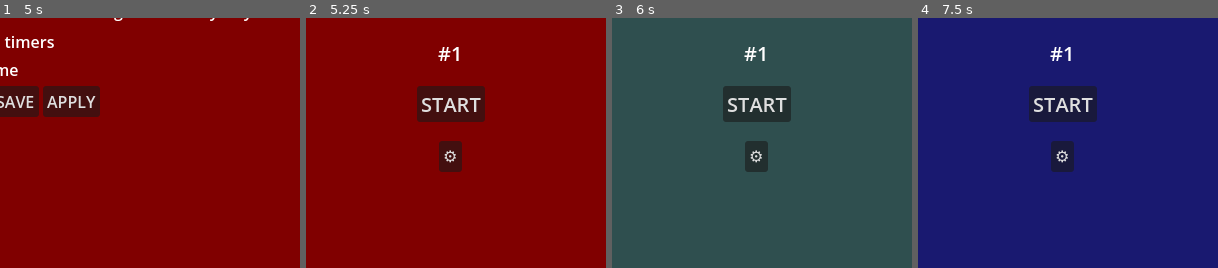
Above: before the commit, frames 1-4 (left to right).
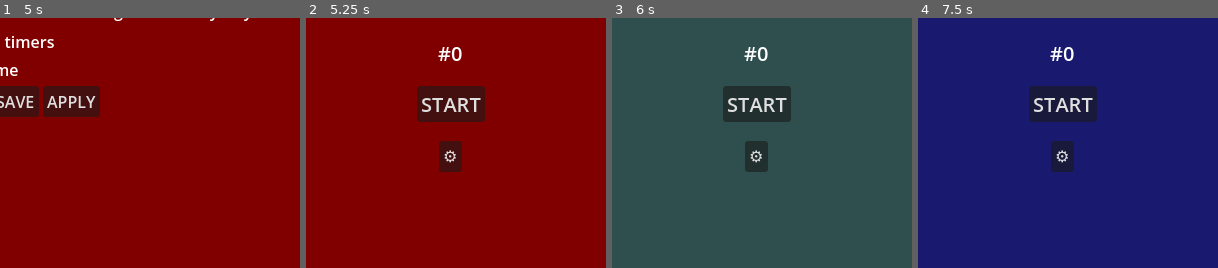
Above: after the commit, the same moments.

Repository: 8box-gd/Pomgodoro
Game: Godot game, scene res://root.tscn
Same seed, same stepped clock (60 frames per second), same inputs: the game is played once before the commit and once after it.
Inputs:
- Up to frame 1 (5 s): click "START" at 0.5 s; click "BREAK" at 1.25 s; click "START" at 2 s; click "WORK" at 2.75 s; click "LONG BREAK" at 3.5 s; click "⚙" at 4.25 s
- Up to frame 2 (5.25 s): click "APPLY" at 5 s
- Up to frame 3 (6 s): click "BREAK" at 5.75 s
- Up to frame 4 (7.5 s): click "WORK" at 6.5 s; click "LONG BREAK" at 7.25 s
The pictures show only the part of the screen within x 26-76%, y 50-100%; the shares and areas given below are measured in that part.

Frame 1 is identical in both runs. In frame 2, 0.1% of the frame differs, in the area x 48-52%, y 11-18%; in frame 3, 0.1%; in frame 4, 0.1%.

Commit message:
some knackering

Diff:
--- a/project.godot
+++ b/project.godot
@@ -14,7 +14,9 @@
 run/main_scene="res://root.tscn"
 config/features=PackedStringArray("4.2", "GL Compatibility")
 run/max_fps=30
-config/icon="res://icon.svg"
+boot_splash/bg_color=Color(0.501961, 0, 0, 1)
+boot_splash/image="res://pomgodoro_icon.png"
+config/icon="res://pomgodoro_icon.png"
 
 [autoload]
 
--- a/root.gd
+++ b/root.gd
@@ -236,6 +236,7 @@
 	break_timer.wait_time = break_timer_mins * 60
 	long_break_timer.wait_time = long_break_timer_mins * 60
 	current_cycle = 0
+	cycle_label.text = "#0"
 	background_rect.color = current_theme[0]
 
 func _on_save_button_pressed():
Not shown, added: export_presets.cfg
Binary file added: pomgodoro_icon.png
Not shown, added: pomgodoro_icon.png.import
